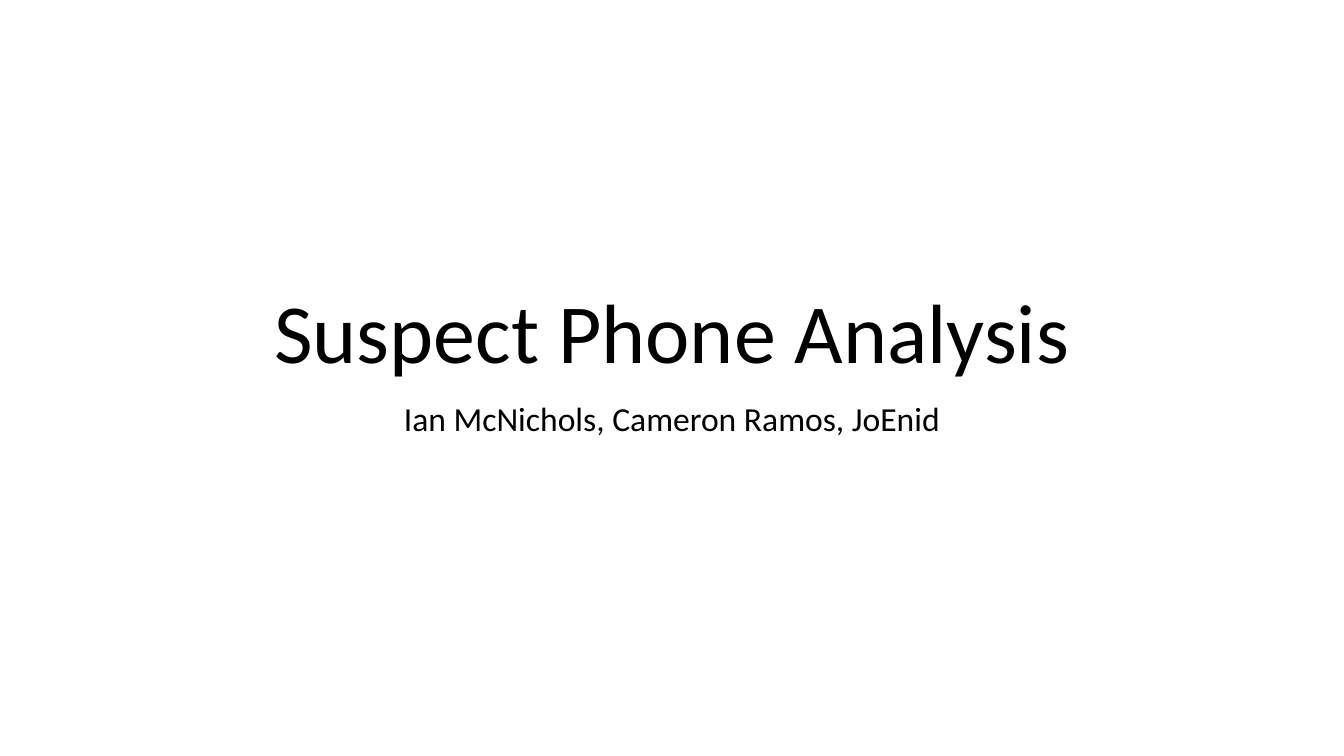
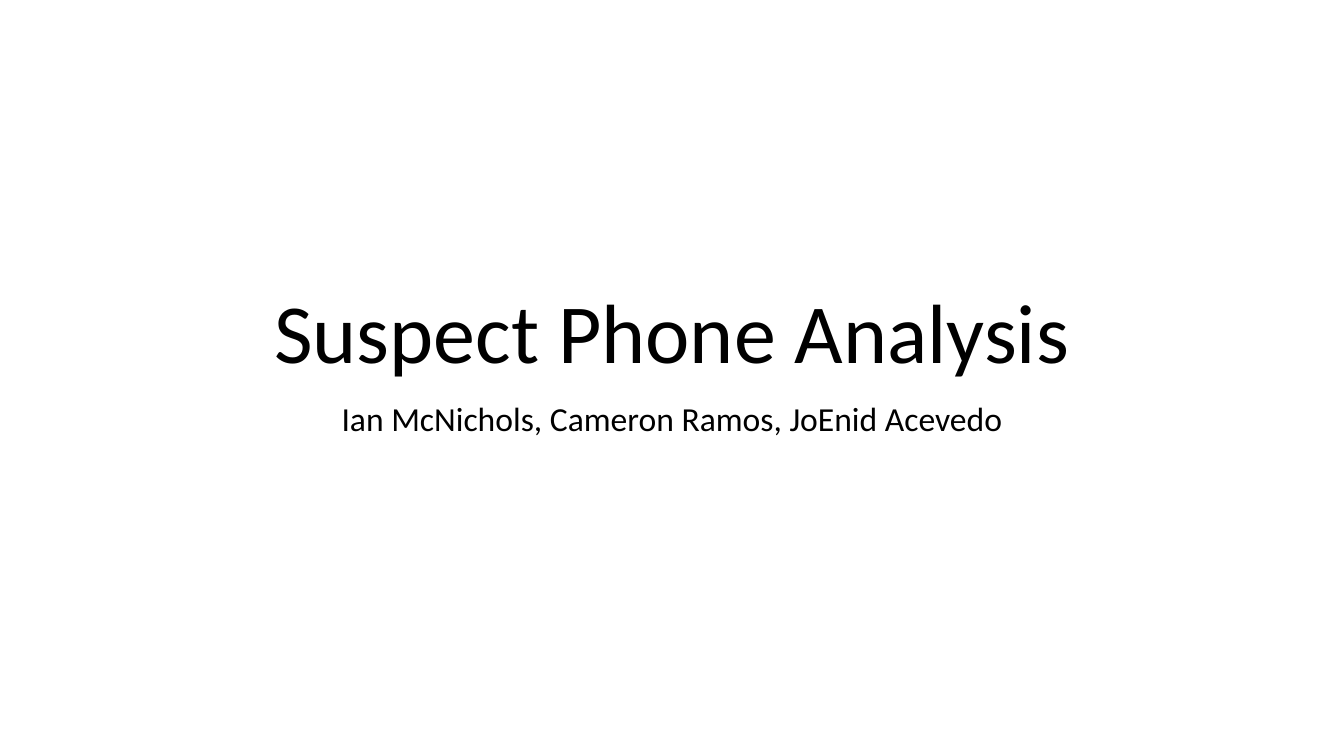
Before and after one commit to ian-mcnichols/CS_480, a slide deck: slide 1 of 480_HW1.pptx. Drawn at 1344x756 pixels with LibreOffice and Linux fonts; fonts in the diff are those of the drawing. Boxes give left, top, right and bottom in pixels: in the first picture for what was removed or moved away, otherwise in the second. Text is boxed around its words. In the diff, an @@ line names an element or a change of style, - is before the commit and + after.

```diff
--- a/480_HW1.pptx
+++ b/480_HW1.pptx
@@ subtitle at (x1=342, y1=407, x2=1002, y2=435): text changed @@
-Ian McNichols, Cameron Ramos, JoEnid
+Ian McNichols, Cameron Ramos, JoEnid Acevedo
```
Also in this commit, not shown: 2 other slides changed, 5 slides added.
